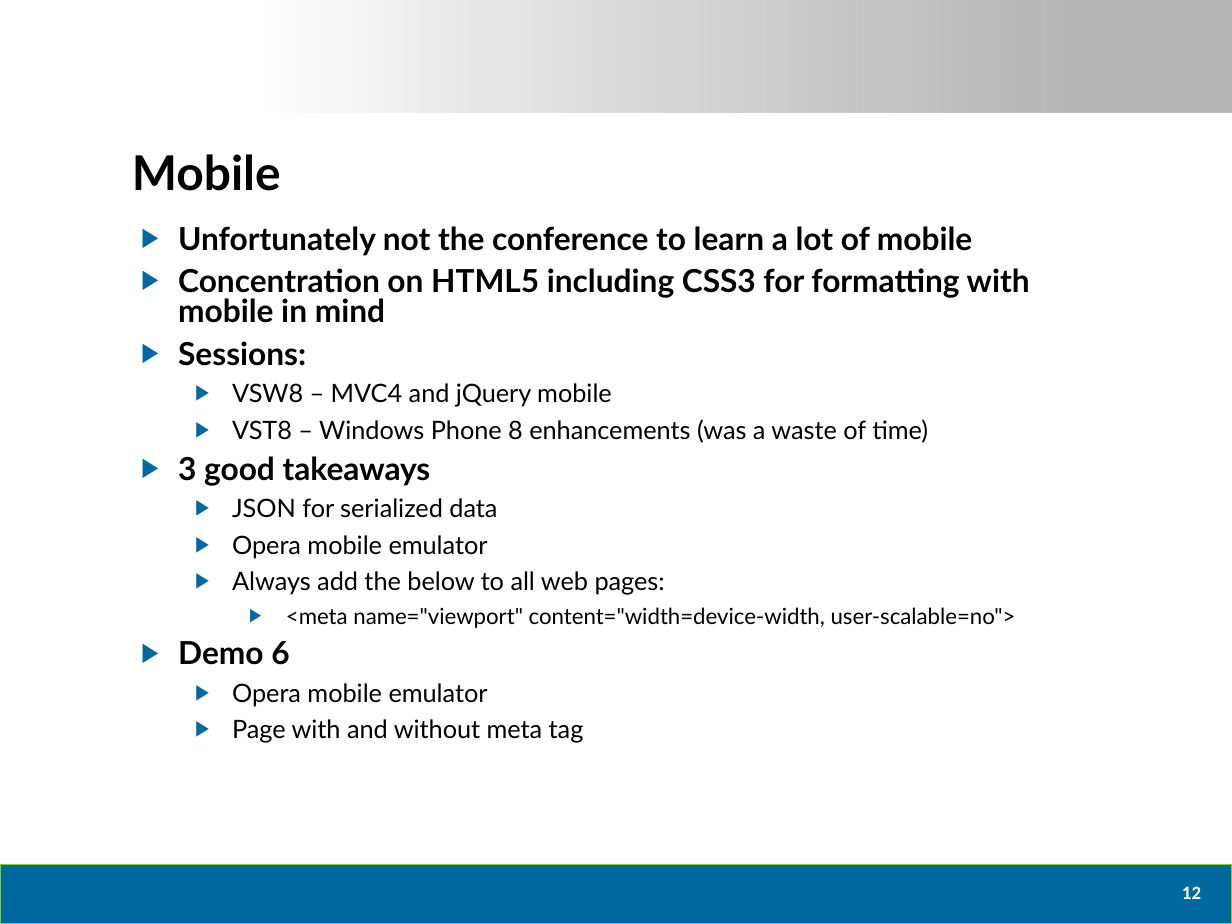
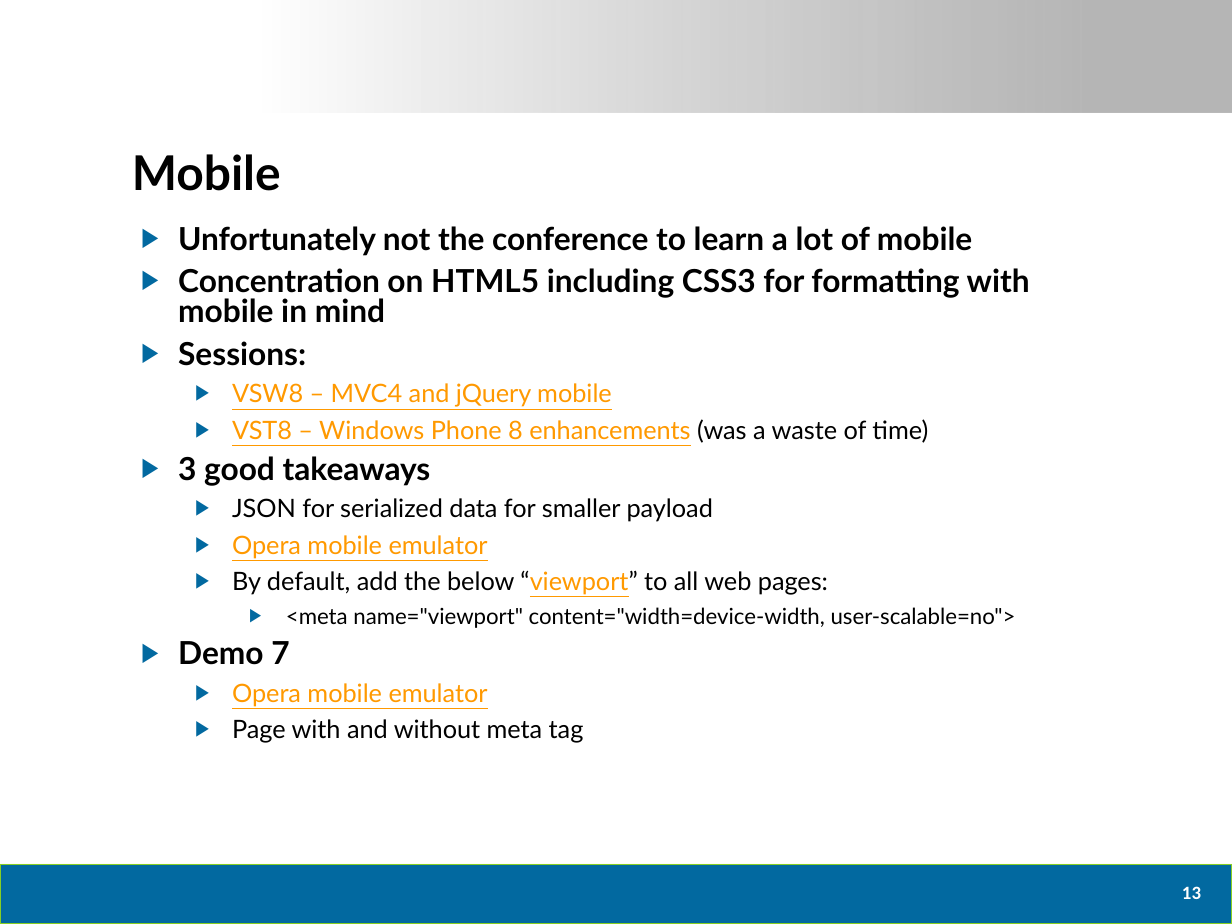
Before and after one commit to dtomyn/HTML5Demo1, a slide deck: slide 14 of Docs/2012 - Live360 Event Review (NEWER).pptx (slide 13 before the commit). Drawn at 1232x924 pixels with LibreOffice and Linux fonts; fonts in the diff are those of the drawing; background and template pictures are left out. Boxes give left, top, right and bottom in pixels: in the first picture for what was removed or moved away, otherwise in the second. Text is boxed around its words. In the diff, an @@ line names an element or a change of style, - is before the commit and + after.

Commit message:
updated powerpoint... added very simplistic multimedia demo

```diff
--- a/Docs/2012 - Live360 Event Review (NEWER).pptx
+++ b/Docs/2012 - Live360 Event Review (NEWER).pptx
@@ text at (x1=232, y1=383, x2=928, y2=706): text colour #000000 to #FF9900, underline on in "VSW8 – MVC4 and jQuery mobile", "VST8 – Windows Phone 8 enhancements", "Opera mobile emulator", "Opera mobile emulator" @@
@@ text at (x1=232, y1=498, x2=713, y2=522): text changed @@
-  ▶ JSON for serialized data
+  ▶ JSON for serialized data for smaller payload
@@ text at (x1=232, y1=570, x2=828, y2=594): text changed @@
-  ▶ Always add the below to all web pages:
+  ▶ By default, add the below “viewport” to all web pages:
@@ text at (x1=178, y1=641, x2=289, y2=665): text changed @@
-▶ Demo 6
+▶ Demo 7
@@ page number at (x1=1182, y1=886, x2=1201, y2=899): text changed @@
-12
+13
```
Also in this commit, not shown: 8 other slides changed, 1 slide added, 2 other files.
